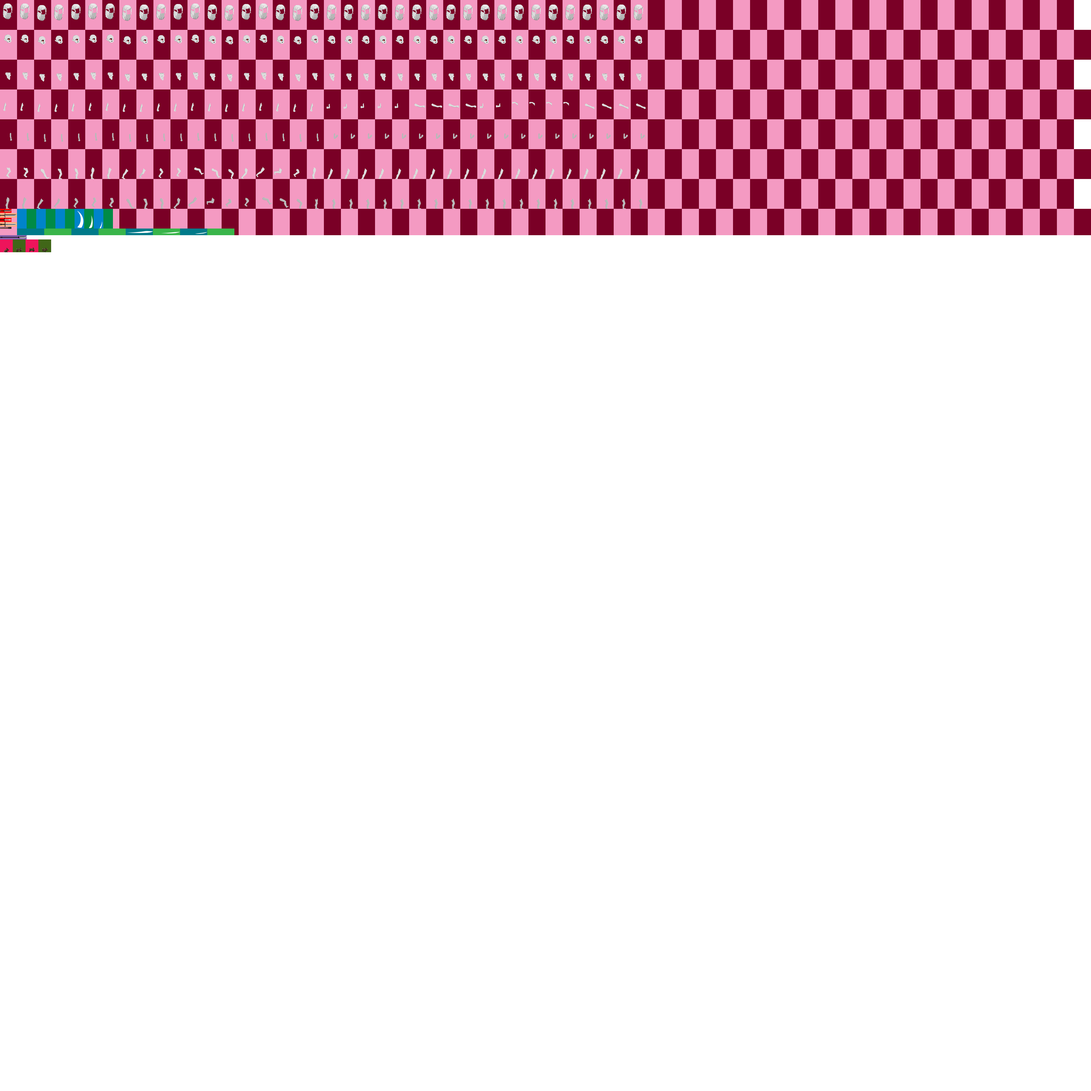
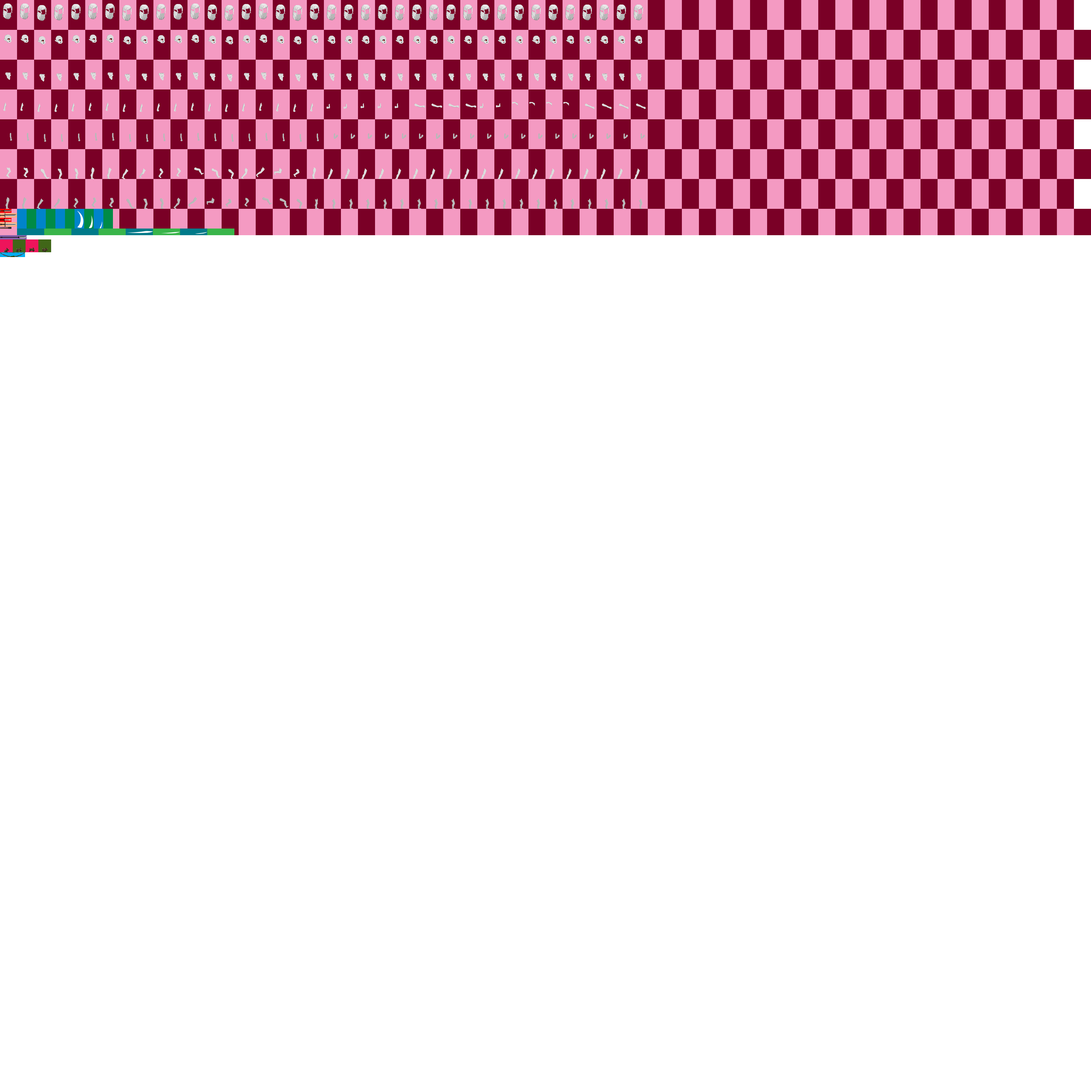
Layers edited between the first and the second 1091 × 1091 image:
painted on "Weapon" (2nd of 2, in "Weapon") over [0, 252, 26, 258]
painted on "New Grid" over [0, 252, 26, 258]
